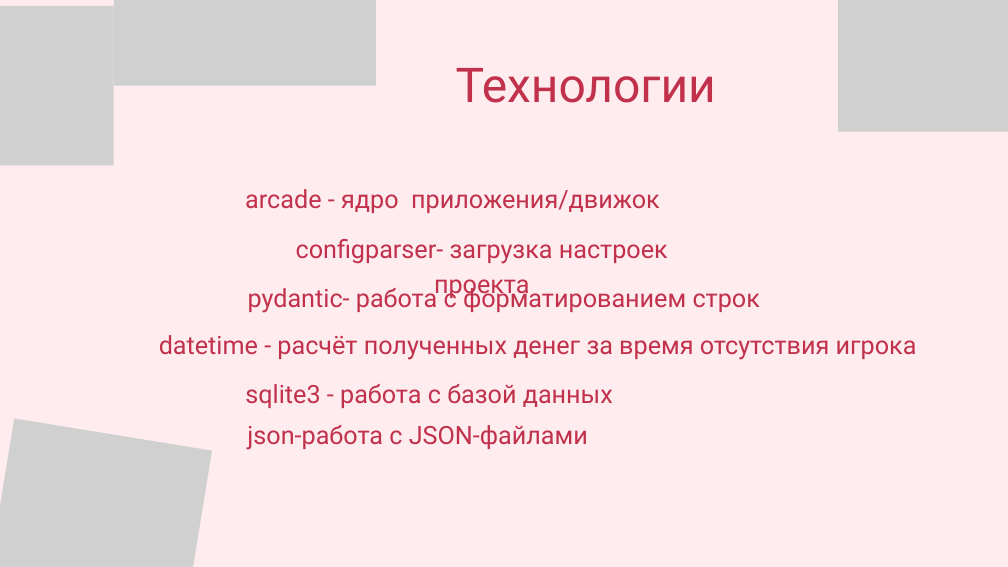
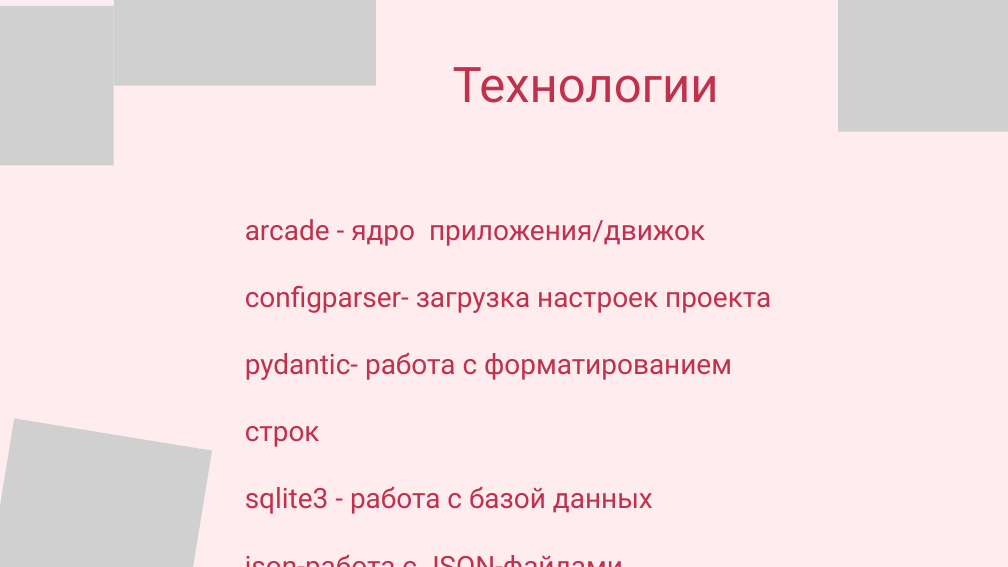
Before and after one commit to itsleko04/Upswing-Jumpin, a slide deck: slide 4 of Upswing Jumpin’.pptx. Drawn at 1008x567 pixels with LibreOffice and Linux fonts; fonts in the diff are those of the drawing; grey boxes stand for pictures. Boxes give left, top, right and bottom in pixels: in the first picture for what was removed or moved away, otherwise in the second. Text is boxed around its words. In the diff, an @@ line names an element or a change of style, - is before the commit and + after.

```diff
--- a/Upswing Jumpin’.pptx
+++ b/Upswing Jumpin’.pptx
@@ text "Технологии" at [453,67,719,103]: size 68.5 to 70 pt; vertical alignment top to middle @@
@@ text removed at [245,189,660,213] @@
-arcade - ядро приложения/движок
@@ text added at [245,219,771,514], 40 pt, text #C1314C @@
+arcade - ядро приложения/движок
+configparser- загрузка настроек проекта
+pydantic- работа с форматированием строк
+sqlite3 - работа с базой данных
+json-работа с JSON-файлами
@@ text removed at [296,239,668,299] @@
-configparser- загрузка настроек проекта
@@ text removed at [248,284,760,313] @@
-pydantic- работа с форматированием строк
@@ text removed at [159,335,917,360] @@
-datetime - расчёт полученных денег за время отсутствия игрока
@@ text removed at [245,384,613,408] @@
-sqlite3 - работа с базой данных
@@ text removed at [247,425,588,450] @@
-json-работа с JSON-файлами
```
Also in this commit, not shown: 1 other slide changed, 2 other files.
